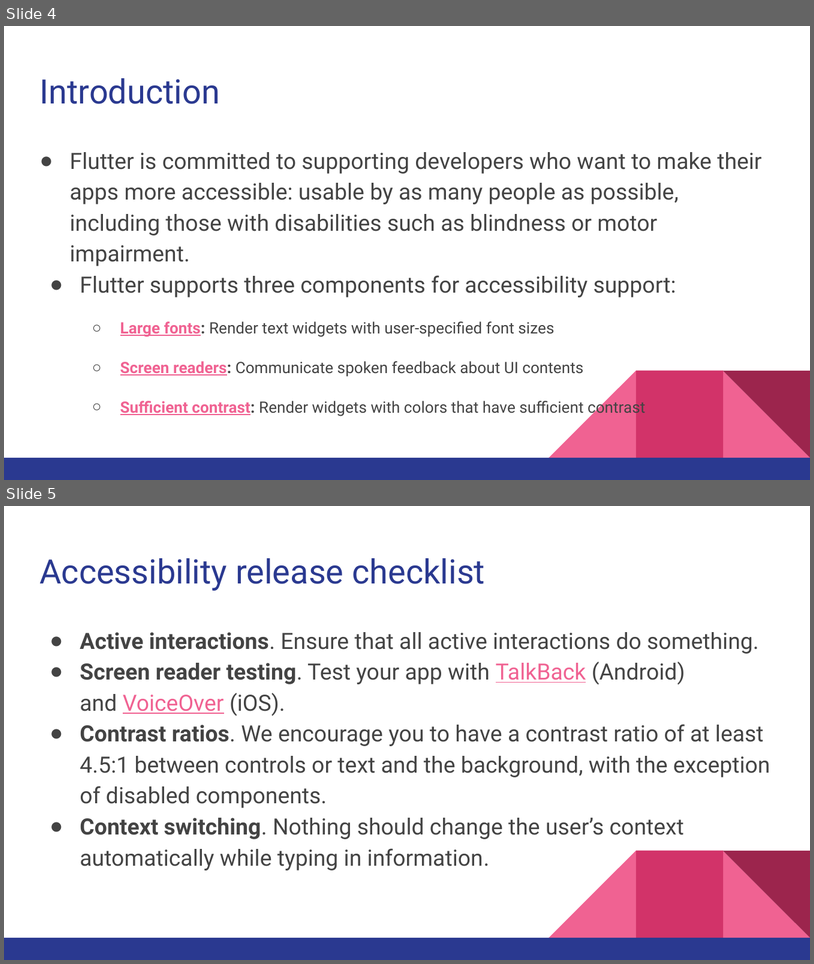
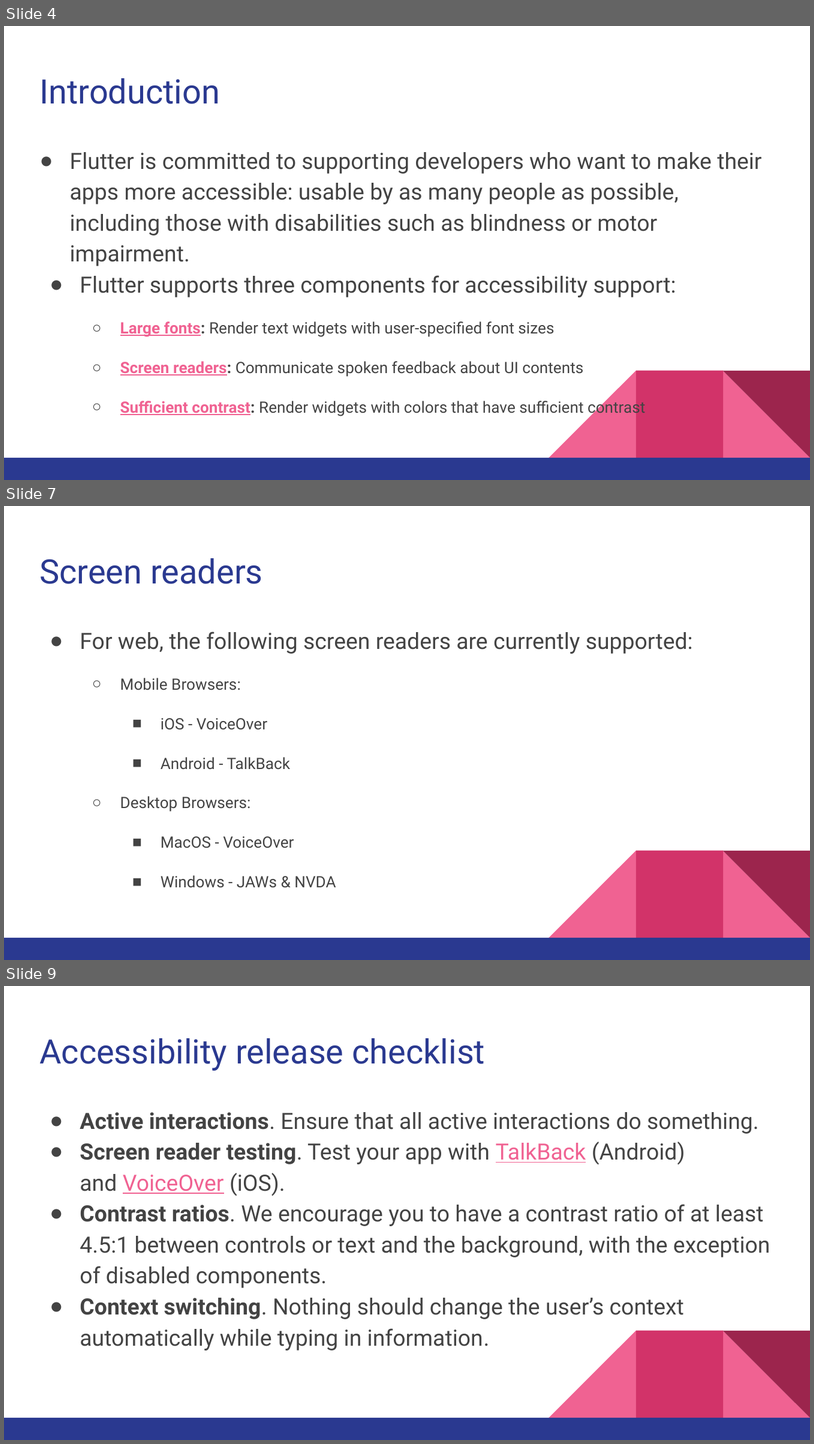
Before and after one commit to walkman617/Flutter2, a slide deck: Lecture/C05 Accessibility_Internationalization.pptx. Shown one above the other, each under a label of ours: slides 4 and 5 before the commit, slides 4, 7 and 9 after it; the slides between them are not shown. The pictures are 814x964 and 814x1444 pixels, drawn with LibreOffice and Linux fonts; fonts in the diff are those of the drawing. Boxes give left, top, right and bottom in pixels: in the first picture for what was removed or moved away, otherwise in the second. Text is boxed around its words. In the diff, an @@ line names an element or a change of style, - is before the commit and + after.

```diff
--- a/Lecture/C05 Accessibility_Internationalization.pptx
+++ b/Lecture/C05 Accessibility_Internationalization.pptx
@@ slide 7 added at box(4, 506, 810, 960), background #FFFFFF; not listed: 5 template elements that a slide beside it also shows @@
@@ title added at box(39, 558, 263, 584), 30 pt, text #2A3990 @@
+Screen readers
@@ text added at box(80, 631, 693, 888), 14 pt, text #434343 @@
+● For web, the following screen readers are currently supported:
+  ○ Mobile Browsers:
+    ■ iOS - VoiceOver
+    ■ Android - TalkBack
+  ○ Desktop Browsers:
+    ■ MacOS - VoiceOver
+    ■ Windows - JAWs & NVDA
@@ what was slide 5 is now slide 9 @@
```
Also in this commit, not shown: 1 slide changed, 5 other slides added, 1 slide removed.
